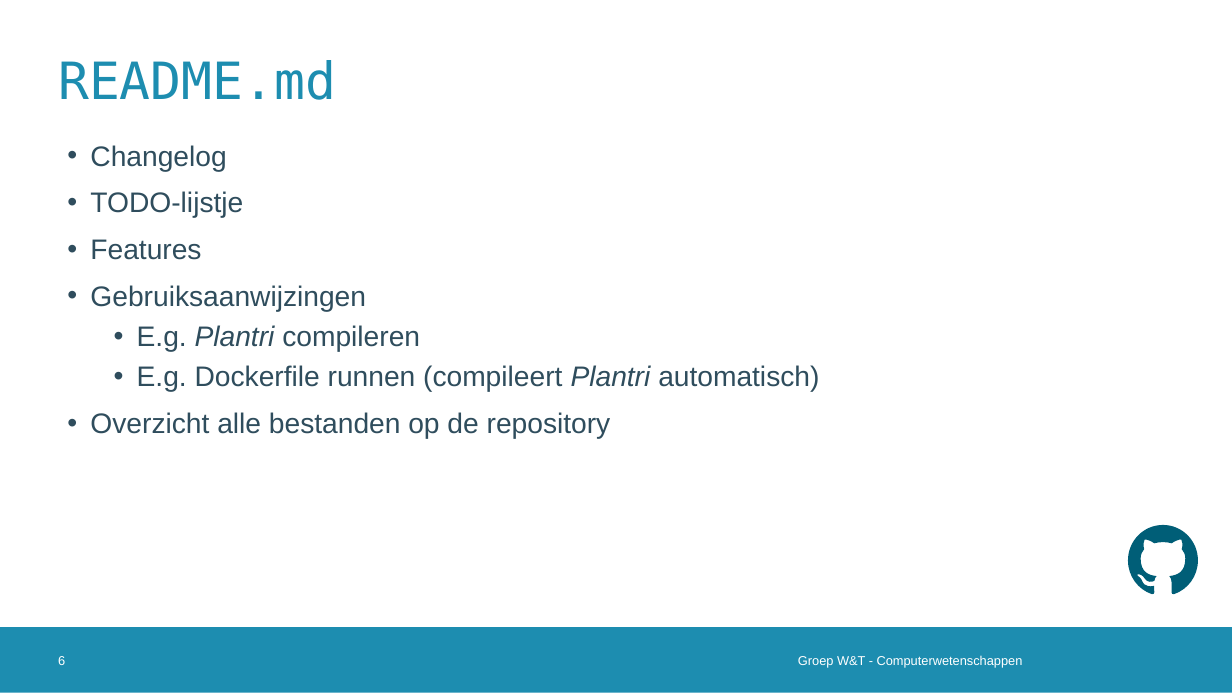
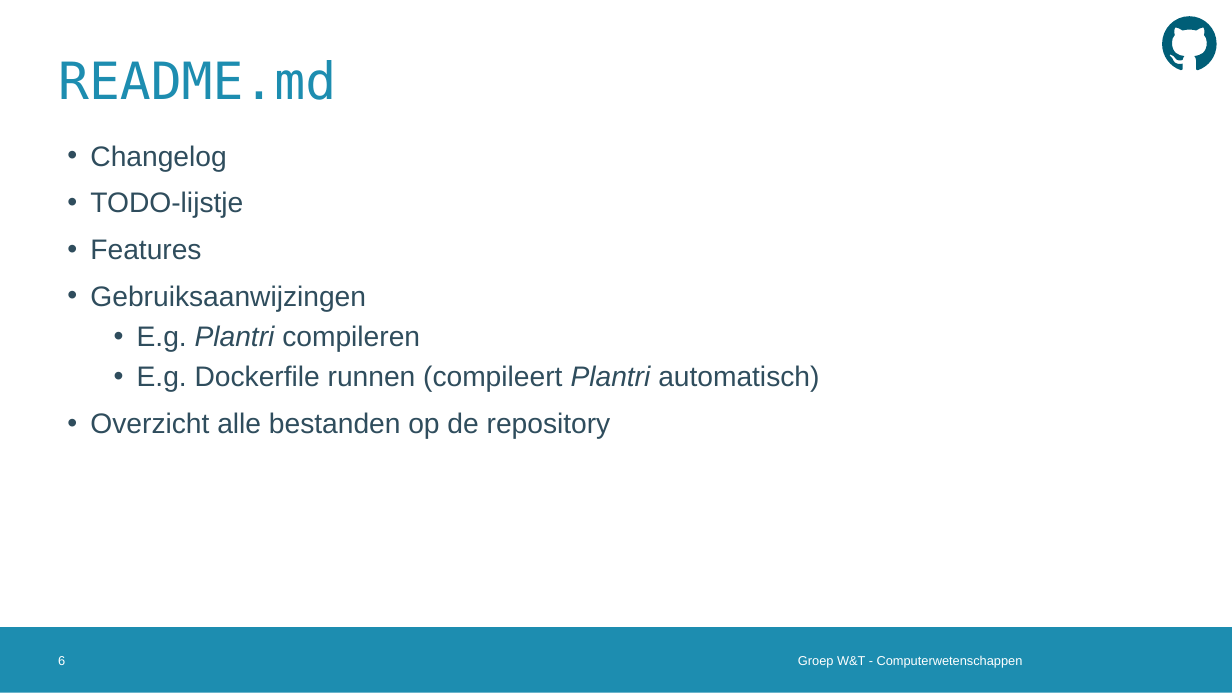
Before and after one commit to vanschependom/KULAK_IW-shed-of-graphs, a slide deck: slide 6 of defense.pptx. Drawn at 1232x693 pixels with LibreOffice and Linux fonts; fonts in the diff are those of the drawing; background and template pictures are left out. Boxes give left, top, right and bottom in pixels: in the first picture for what was removed or moved away, otherwise in the second. Text is boxed around its words. In the diff, an @@ line names an element or a change of style, - is before the commit and + after.

```diff
--- a/defense.pptx
+++ b/defense.pptx
@@ freeform shape added at [1163, 17, 1217, 70], fill #005E77 @@
@@ freeform shape removed at [1128, 525, 1199, 594] @@
```
Also in this commit, not shown: 1 other slide changed.
